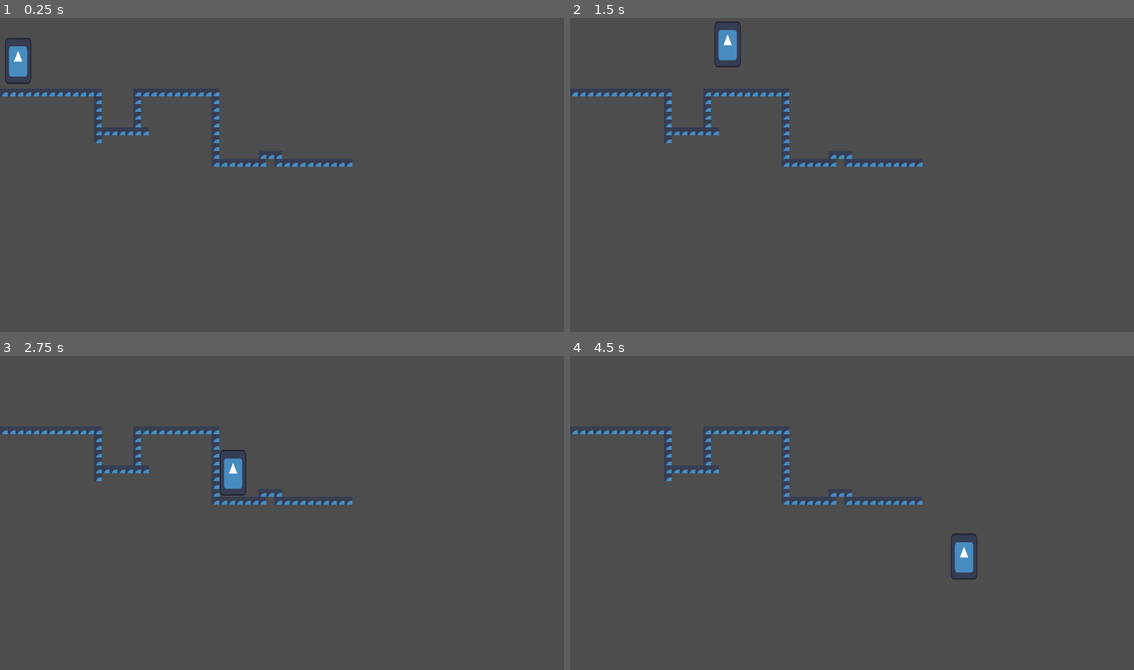
Above: before the commit, frames 1-4 (two rows, left to right).
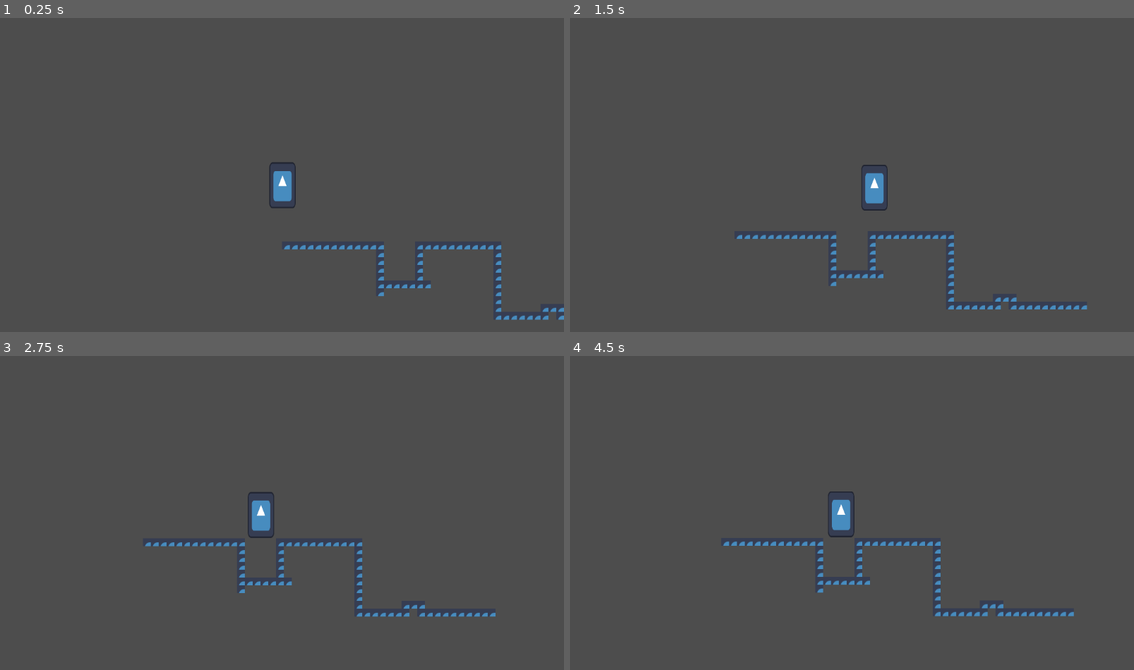
Above: after the commit, the same moments.

Repository: headblockhead/daydream-manchester
Game: Godot game, scene res://main.tscn
Two runs of this game, one before a commit and one after it. Both use one fixed random seed, a clock stepped at 60 frames per second and the inputs below. The engine's default icon, where the game draws it, is replaced by a stand-in: a white triangle on a blue panel in a dark square.
Inputs:
- Up to frame 1 (0.25 s): no input
- Up to frame 2 (1.5 s): hold Right (right) from 0.53 s (still down); tap Space (jump) at 0.77 s
- Up to frame 3 (2.75 s): tap Space (jump) at 1.52 s; release Right (right) at 2.03 s; hold Left (left) from 2.03 s (still down)
- Up to frame 4 (4.5 s): release Left (left) at 2.78 s; hold Right (right) 2.78-4.28 s; tap Space (jump) at 3.02, 3.77 s; hold Left (left) from 4.28 s (still down)

The runs differ from the first frame. In frame 1, 2.4% of the frame differs, in the area x 0-100%, y 6-97%; in frame 2, 2.5%; in frame 3, 2.4%; in frame 4, 2.5%, in the area x 0-90%, y 23-83%.

Commit message:
finish example platformer
following Jumpstart (https://daydream.jumpstart.hackclub.com/) for this

Diff:
--- a/main.tscn
+++ b/main.tscn
@@ -147,13 +147,17 @@
 script = ExtResource("1_0xm2m")
 
 [node name="Sprite2D" type="Sprite2D" parent="Player"]
-position = Vector2(37, 59)
+position = Vector2(1, 1.0000038)
 scale = Vector2(0.421875, 0.73437506)
 texture = ExtResource("1_ig7tw")
 
 [node name="CollisionShape2D" type="CollisionShape2D" parent="Player"]
-position = Vector2(37, 60)
+position = Vector2(0, 1)
 shape = SubResource("RectangleShape2D_0xm2m")
+
+[node name="Camera2D" type="Camera2D" parent="Player"]
+position_smoothing_enabled = true
+position_smoothing_speed = 6.0
 
 [node name="TileMapLayer" type="TileMapLayer" parent="."]
 tile_map_data = PackedByteArray("AAAAAAkAAAABAAEAAAABAAkAAAABAAEAAAACAAkAAAABAAEAAAADAAkAAAABAAEAAAAEAAkAAAABAAEAAAAFAA …(1008 unchanged characters)…
